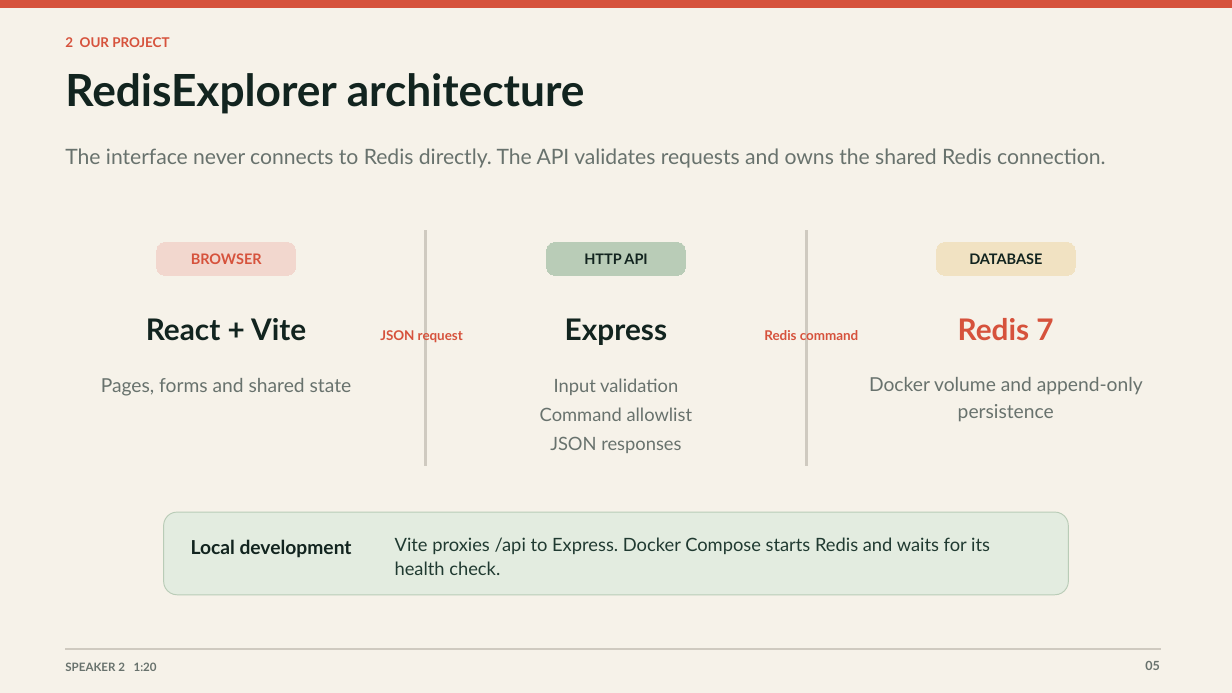
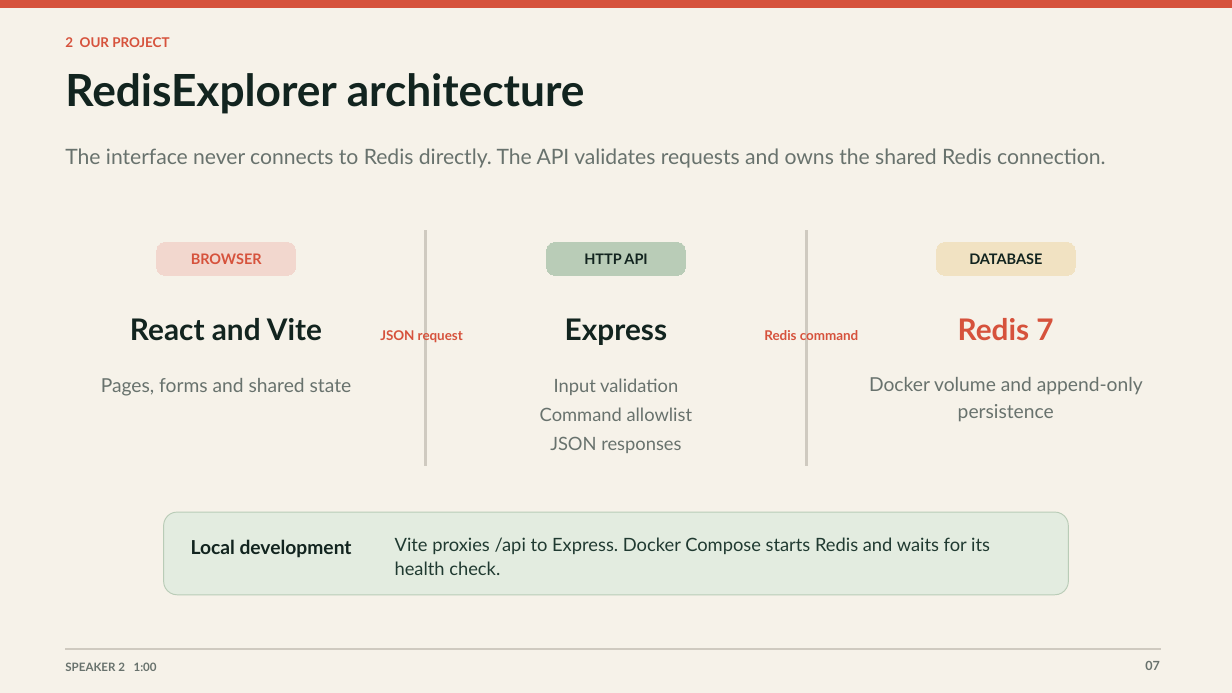
Before and after one commit to Hetul803/RedisExplorer, a slide deck: slide 7 of presentation/RedisExplorer_Class_Presentation.pptx (slide 5 before the commit). Drawn at 1232x693 pixels with LibreOffice and Linux fonts; fonts in the diff are those of the drawing. Boxes give left, top, right and bottom in pixels: in the first picture for what was removed or moved away, otherwise in the second. Text is boxed around its words. In the diff, an @@ line names an element or a change of style, - is before the commit and + after.

```diff
--- a/presentation/RedisExplorer_Class_Presentation.pptx
+++ b/presentation/RedisExplorer_Class_Presentation.pptx
@@ text at <box>130,318,322,341</box>: text changed @@
-React + Vite
+React and Vite
@@ text at <box>65,662,157,671</box>: text changed @@
-SPEAKER 2 1:20
+SPEAKER 2 1:00
@@ text at <box>1145,661,1160,670</box>: text changed @@
-05
+07
```
Also in this commit, not shown: 9 other slides changed, 2 slides added.
